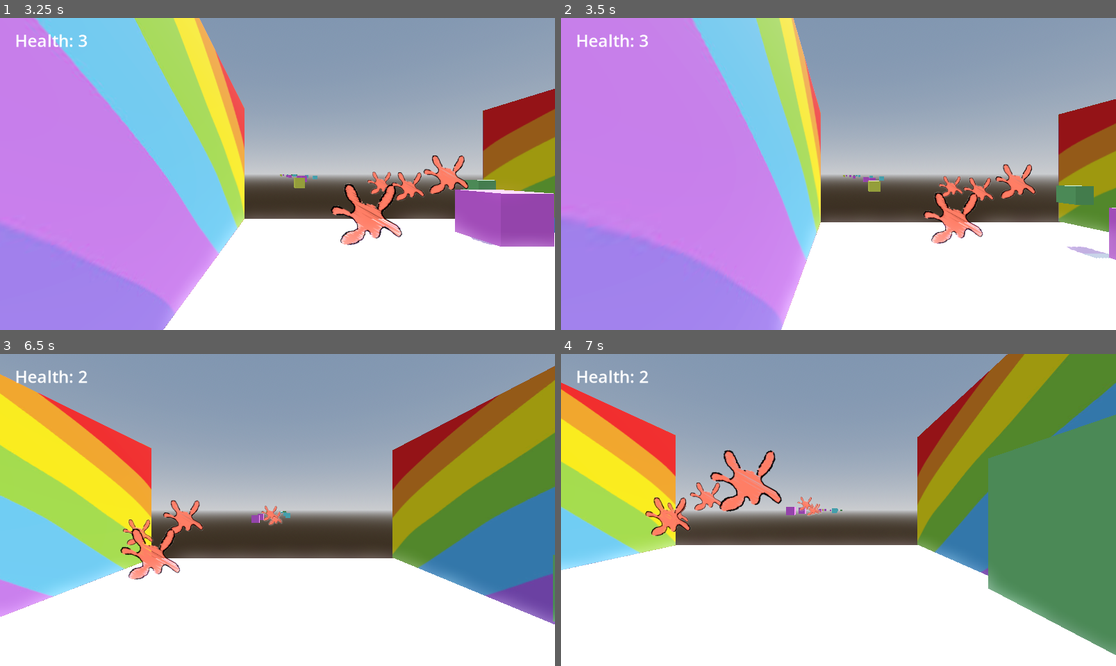
Above: before the commit, frames 1-4 (two rows, left to right).
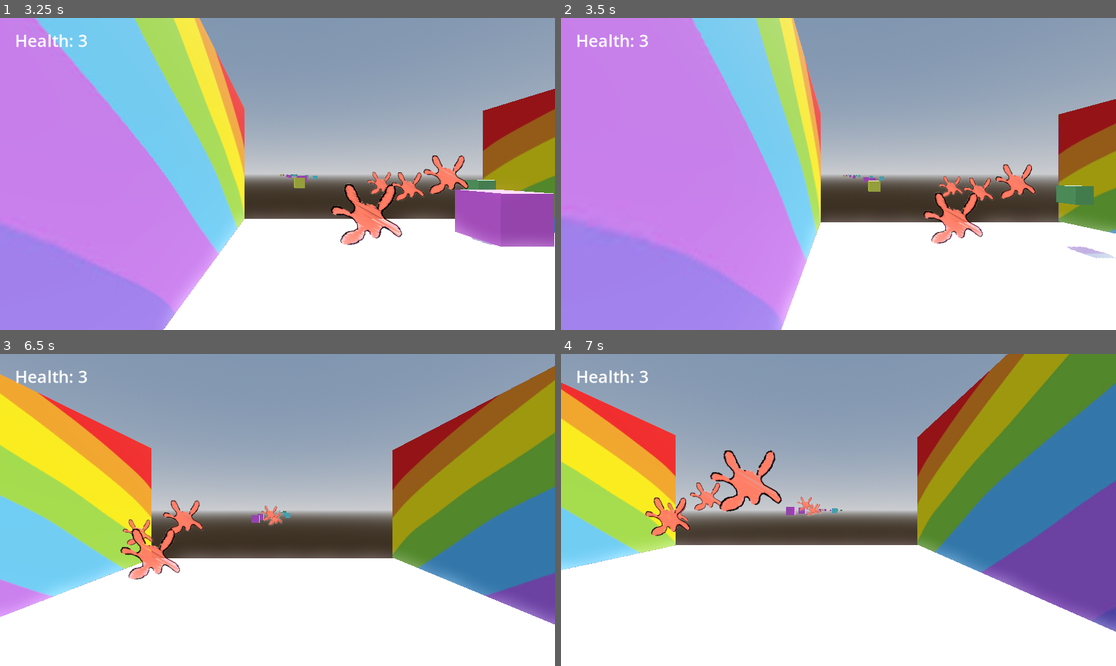
Above: after the commit, the same moments.

Repository: Ava-TU/ShooterGame_Assignment
Game: Godot game, scene res://Scenes/Level.tscn
The game is run twice, just before and just after one commit, with the same random seed, the same clock (stepped at 60 frames per second) and the same inputs. The project has no main scene, so this scene is started directly.
Inputs (mouse positions are in pixels of both pictures, inside the frame that each line leads up to):
- Up to frame 1 (3.25 s): tap Enter (ui_accept) at 0.5, 0.77, 1.52, 3.02 s; move the mouse to (249, 236) at 0.52 s; hold Up (ui_up) 0.53-2.03 s; click (249, 236) at 0.6 s; move the mouse to (444, 220) at 1.27 s; click (444, 220) at 1.35 s; move the mouse to (111, 127) at 2.02 s; hold A (left) from 2.03 s (still down); click (111, 127) at 2.1 s; move the mouse to (305, 174) at 2.77 s; click (305, 174) at 2.85 s
- Up to frame 2 (3.5 s): keep holding A (left)
- Up to frame 3 (6.5 s): move the mouse to (194, 432) at 3.52 s; release A (left) at 3.53 s; hold Down (ui_down) 3.53-4.28 s; click (194, 432) at 3.6 s; tap Enter (ui_accept) at 3.77, 4.52, 6.02 s; move the mouse to (399, 494) at 4.27 s; hold D (right) 4.28-5.03 s; click (399, 494) at 4.35 s; move the mouse to (166, 525) at 5.02 s; hold Up (ui_up) 5.03-5.78 s; click (166, 525) at 5.1 s; move the mouse to (333, 441) at 5.77 s; hold D (right) from 5.78 s (still down); click (333, 441) at 5.85 s
- Up to frame 4 (7 s): keep holding D (right); move the mouse to (810, 572) at 6.52 s; click (810, 572) at 6.6 s; tap Enter (ui_accept) at 6.77 s

Frame 1 is identical in both runs. In frame 2, 0.2% of the frame differs, in the area x 51-100%, y 50-78%; in frame 3, 0.1%; in frame 4, 14%, in the area x 14-100%, y 5-97%.

Commit message:
level spawner working

Diff:
--- a/shooter_assignment/Modules/canvas1.tscn
+++ b/shooter_assignment/Modules/canvas1.tscn
@@ -12,7 +12,7 @@
 
 [sub_resource type="BoxShape3D" id="BoxShape3D_5clhy"]
 
-[node name="Canvas1" type="Node3D"]
+[node name="Canvas1" type="Node3D" groups=["Canvas"]]
 script = ExtResource("1_5clhy")
 
 [node name="StaticBody3D" type="StaticBody3D" parent="."]
--- a/shooter_assignment/Modules/canvas2.tscn
+++ b/shooter_assignment/Modules/canvas2.tscn
@@ -12,7 +12,7 @@
 
 [sub_resource type="BoxShape3D" id="BoxShape3D_lovp1"]
 
-[node name="Canvas2" type="Node3D"]
+[node name="Canvas2" type="Node3D" groups=["Canvas"]]
 script = ExtResource("1_lovp1")
 
 [node name="StaticBody3D" type="StaticBody3D" parent="."]
--- a/shooter_assignment/Scripts/level.gd
+++ b/shooter_assignment/Scripts/level.gd
@@ -1,7 +1,9 @@
 extends Node3D
 
 @export var modules: Array[PackedScene] = []
-var amount = 25
+@export var score:int = 0
+
+@export var amount:int = 25
 var rng = RandomNumberGenerator.new()
 var offset = 8
 
--- a/shooter_assignment/Scripts/modules.gd
+++ b/shooter_assignment/Scripts/modules.gd
@@ -2,22 +2,18 @@
 
 @onready var level = $"../"
 var speed = 3
-var score = 0
 
 # Called every frame. 'delta' is the elapsed time since the previous frame.
 func _process(delta: float) -> void:
 	position.z += speed * delta
-	if position.z > 25:
+	if position.z > 10:
 		level.SpawnModule(position.z + (level.amount * level.offset))
 		queue_free()
 
 
 func _on_hit_box_area_entered(_area: Area3D) -> void:
 	print ("Paint 1")
-	score += 100
-	print (score)
-	if _area.is_in_group("Projectiles"):
-		queue_free()
+	queue_free()
 
 
 func _on_area_3d_area_entered(_area: Area3D) -> void:
--- a/shooter_assignment/Scripts/paint.gd
+++ b/shooter_assignment/Scripts/paint.gd
@@ -1,7 +1,7 @@
 extends Area3D
 
 var speed = 2
-
+@export var score:int = 0
 
 func _process(delta):
 	position += transform.basis * Vector3(0, 0, -speed) * delta
@@ -13,3 +13,7 @@
 func _on_body_entered(_body: Node3D ) -> void:
 	print ("HIT")
 	queue_free()
+
+	if _body.is_in_group("Canvas"):
+		score += 100
+		print (score)
